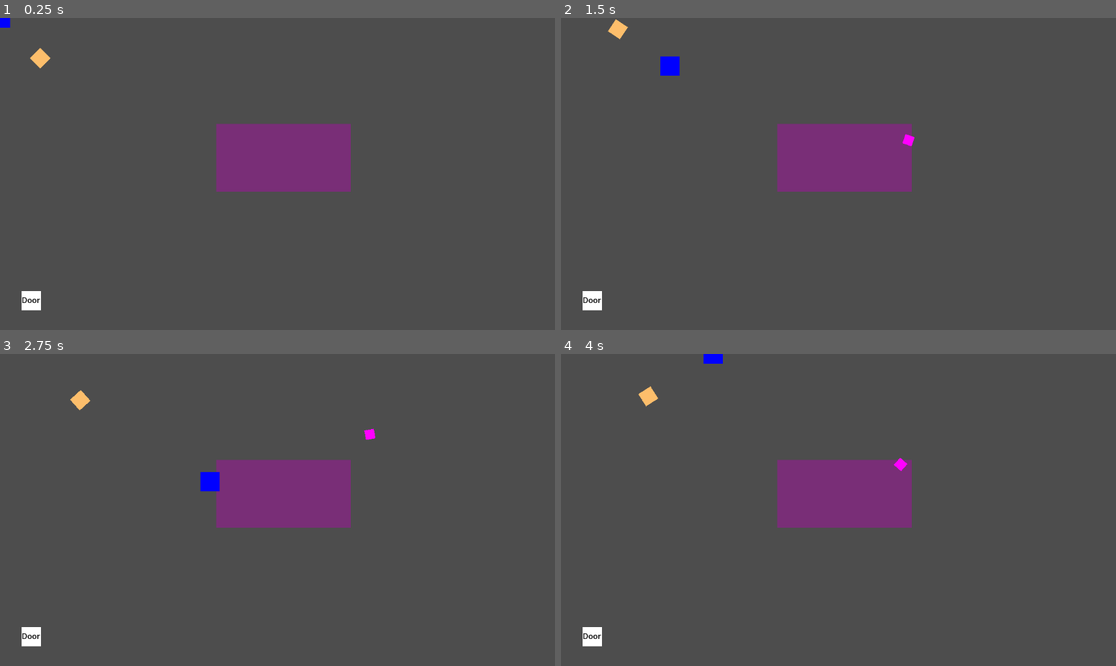
Above: before the commit, frames 1-4 (two rows, left to right).
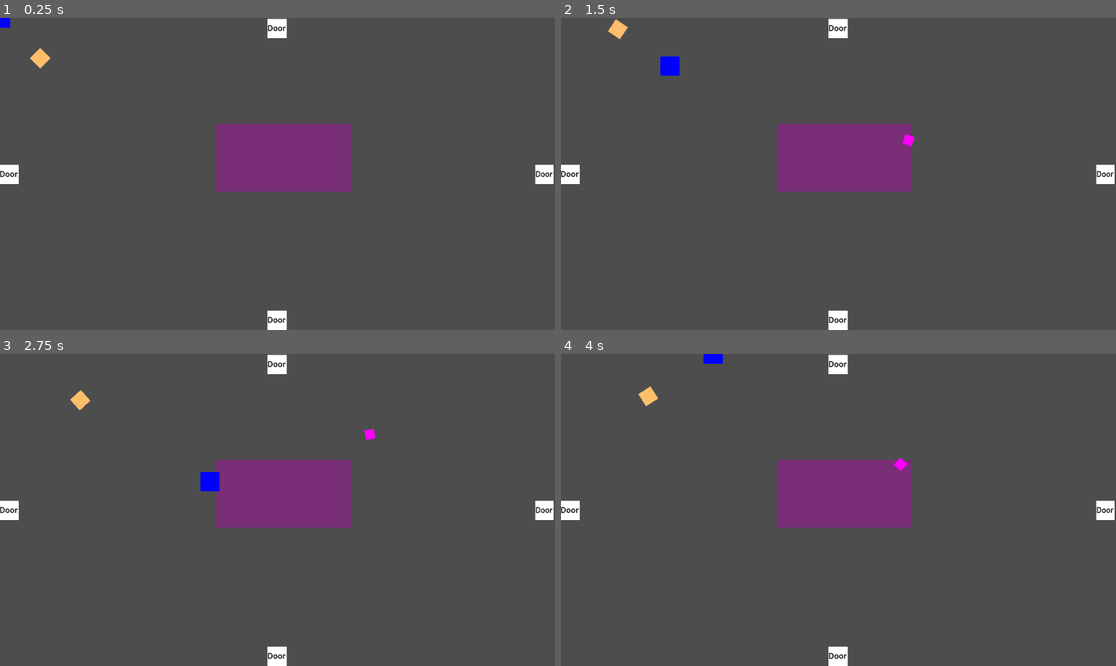
Above: after the commit, the same moments.

Repository: FlashBash21/9Lives
Game: Godot game, scene res://Scenes/Areas/world_manager.tscn
The game is run twice, just before and just after one commit, with the same random seed, the same clock (stepped at 60 frames per second) and the same inputs.
Inputs (mouse positions are in pixels of both pictures, inside the frame that each line leads up to):
- Up to frame 1 (0.25 s): no input
- Up to frame 2 (1.5 s): tap Enter (ui_accept) at 0.5, 0.77 s; move the mouse to (960, 158) at 0.52 s; press the mouse at (960, 158) at 0.53 s; hold D (move_right) 0.53-1.28 s; move the mouse to (727, 189) at 1.27 s; release the mouse at (727, 189) at 1.28 s; hold S (move_down) from 1.28 s (still down); tap Space (dash) at 1.35 s
- Up to frame 3 (2.75 s): tap Enter (ui_accept) at 1.52 s; move the mouse to (333, 441) at 2.02 s; release S (move_down) at 2.03 s; press the mouse at (333, 441) at 2.03 s; hold D (move_right) from 2.03 s (still down)
- Up to frame 4 (4 s): move the mouse to (810, 572) at 2.77 s; release D (move_right) at 2.78 s; release the mouse at (810, 572) at 2.78 s; hold W (move_up) 2.78-3.53 s; tap Space (dash) at 2.85 s; tap Enter (ui_accept) at 3.02, 3.77 s; move the mouse to (1005, 556) at 3.52 s; press the mouse at (1005, 556) at 3.53 s; hold A (move_left) from 3.53 s (still down)

The runs differ from the first frame. In frame 1, 1.0% of the frame differs, in the area x 0-100%, y 0-100%; in frame 2, 1.0%; in frame 3, 1.0%; in frame 4, 1.0%.

Commit message:
9 additional rooms

Diff:
--- a/Scenes/Abilities/vision_ability.gd
+++ b/Scenes/Abilities/vision_ability.gd
@@ -27,7 +27,6 @@
 	spotted()
 	moveTo()
 
-
 func spotted():
 	var bodies = collision_area.get_overlapping_bodies() as Array[Entity]
 	#print(bodies)
--- a/Scenes/Areas/area_0.tscn
+++ b/Scenes/Areas/area_0.tscn
@@ -13,6 +13,20 @@
 offset_bottom = 361.0
 color = Color(0.47451, 0.180392, 0.466667, 1)
 
-[node name="AreaDoor" parent="." instance=ExtResource("2_syyrj")]
-position = Vector2(65, 587)
+[node name="Boss Room" parent="." instance=ExtResource("2_syyrj")]
+position = Vector2(575, 628)
 Area = 1
+
+[node name="Right Room" parent="." instance=ExtResource("2_syyrj")]
+position = Vector2(1130, 325)
+scale = Vector2(0.933028, 0.997716)
+Area = 2
+
+[node name="Left Room" parent="." instance=ExtResource("2_syyrj")]
+position = Vector2(19, 325)
+scale = Vector2(1.00068, 1)
+Area = 3
+
+[node name="Top Room" parent="." instance=ExtResource("2_syyrj")]
+position = Vector2(575, 22)
+Area = 4
--- a/Scenes/Areas/area_1.tscn
+++ b/Scenes/Areas/area_1.tscn
@@ -1,9 +1,8 @@
-[gd_scene load_steps=3 format=3 uid="uid://bfi1ysx04scl8"]
+[gd_scene load_steps=2 format=3 uid="uid://bfi1ysx04scl8"]
 
 [ext_resource type="Script" path="res://Scripts/Areas/area_1.gd" id="1_bpvbr"]
-[ext_resource type="PackedScene" uid="uid://bt4ixmf8kiyxf" path="res://Scenes/Areas/Area Objects/area_door.tscn" id="2_qwe73"]
 
-[node name="Area 1" type="Node2D"]
+[node name="area_1" type="Node2D"]
 script = ExtResource("1_bpvbr")
 
 [node name="ColorRect" type="ColorRect" parent="."]
@@ -12,7 +11,3 @@
 offset_right = 643.0
 offset_bottom = 434.0
 color = Color(1, 0, 1, 1)
-
-[node name="AreaDoor" parent="." instance=ExtResource("2_qwe73")]
-position = Vector2(1102, 48)
-Area = 2
--- a/Scenes/Areas/area_2.tscn
+++ b/Scenes/Areas/area_2.tscn
@@ -11,8 +11,11 @@
 offset_top = 163.0
 offset_right = 643.0
 offset_bottom = 434.0
-color = Color(0.564706, 0.6, 0.866667, 1)
+color = Color(0.596078, 0.603922, 0.803922, 1)
+
+[node name="mainRoom" parent="." instance=ExtResource("2_qnbfg")]
+position = Vector2(20, 325)
 
 [node name="AreaDoor" parent="." instance=ExtResource("2_qnbfg")]
-position = Vector2(147, 298)
-Area = 1
+position = Vector2(1128, 325)
+Area = 22
--- /dev/null
+++ b/Scenes/Areas/area_22.tscn
@@ -0,0 +1,22 @@
+[gd_scene load_steps=3 format=3 uid="uid://bmmyq2h4hx7kt"]
+
+[ext_resource type="Script" path="res://Scripts/Areas/area_1.gd" id="1_3e6c7"]
+[ext_resource type="PackedScene" uid="uid://bt4ixmf8kiyxf" path="res://Scenes/Areas/Area Objects/area_door.tscn" id="2_a0ki1"]
+
+[node name="Area 1" type="Node2D"]
+script = ExtResource("1_3e6c7")
+
+[node name="ColorRect" type="ColorRect" parent="."]
+offset_left = 518.0
+offset_top = 163.0
+offset_right = 643.0
+offset_bottom = 434.0
+color = Color(0.564706, 0.592157, 0.898039, 1)
+
+[node name="AreaDoor" parent="." instance=ExtResource("2_a0ki1")]
+position = Vector2(20, 325)
+Area = 2
+
+[node name="AreaDoor2" parent="." instance=ExtResource("2_a0ki1")]
+position = Vector2(1132, 325)
+Area = 222
--- /dev/null
+++ b/Scenes/Areas/area_222.tscn
@@ -0,0 +1,18 @@
+[gd_scene load_steps=3 format=3 uid="uid://cmp20b42scowl"]
+
+[ext_resource type="Script" path="res://Scripts/Areas/area_1.gd" id="1_6g3ml"]
+[ext_resource type="PackedScene" uid="uid://bt4ixmf8kiyxf" path="res://Scenes/Areas/Area Objects/area_door.tscn" id="2_da3ov"]
+
+[node name="Area 1" type="Node2D"]
+script = ExtResource("1_6g3ml")
+
+[node name="ColorRect" type="ColorRect" parent="."]
+offset_left = 518.0
+offset_top = 163.0
+offset_right = 643.0
+offset_bottom = 434.0
+color = Color(0.588235, 0.556863, 0.992157, 1)
+
+[node name="AreaDoor" parent="." instance=ExtResource("2_da3ov")]
+position = Vector2(20, 325)
+Area = 22
--- /dev/null
+++ b/Scenes/Areas/area_3.tscn
@@ -0,0 +1,21 @@
+[gd_scene load_steps=3 format=3 uid="uid://6ltl2ft44yy6"]
+
+[ext_resource type="Script" path="res://Scripts/Areas/area_1.gd" id="1_ba1l1"]
+[ext_resource type="PackedScene" uid="uid://bt4ixmf8kiyxf" path="res://Scenes/Areas/Area Objects/area_door.tscn" id="2_auomm"]
+
+[node name="area_1" type="Node2D"]
+script = ExtResource("1_ba1l1")
+
+[node name="ColorRect" type="ColorRect" parent="."]
+offset_left = 518.0
+offset_top = 163.0
+offset_right = 643.0
+offset_bottom = 434.0
+color = Color(0.454902, 0.666667, 0.662745, 1)
+
+[node name="AreaDoor" parent="." instance=ExtResource("2_auomm")]
+position = Vector2(1132, 325)
+
+[node name="AreaDoor2" parent="." instance=ExtResource("2_auomm")]
+position = Vector2(20, 325)
+Area = 33
--- /dev/null
+++ b/Scenes/Areas/area_33.tscn
@@ -0,0 +1,22 @@
+[gd_scene load_steps=3 format=3 uid="uid://dvkk8jhbhxeeh"]
+
+[ext_resource type="Script" path="res://Scripts/Areas/area_1.gd" id="1_e1nru"]
+[ext_resource type="PackedScene" uid="uid://bt4ixmf8kiyxf" path="res://Scenes/Areas/Area Objects/area_door.tscn" id="2_vcxta"]
+
+[node name="area_1" type="Node2D"]
+script = ExtResource("1_e1nru")
+
+[node name="ColorRect" type="ColorRect" parent="."]
+offset_left = 518.0
+offset_top = 163.0
+offset_right = 643.0
+offset_bottom = 434.0
+color = Color(0.278431, 0.694118, 0.721569, 1)
+
+[node name="AreaDoor" parent="." instance=ExtResource("2_vcxta")]
+position = Vector2(1132, 325)
+Area = 3
+
+[node name="AreaDoor2" parent="." instance=ExtResource("2_vcxta")]
+position = Vector2(20, 325)
+Area = 333
--- /dev/null
+++ b/Scenes/Areas/area_333.tscn
@@ -0,0 +1,18 @@
+[gd_scene load_steps=3 format=3 uid="uid://cam4p22k07ftw"]
+
+[ext_resource type="Script" path="res://Scripts/Areas/area_1.gd" id="1_v6qga"]
+[ext_resource type="PackedScene" uid="uid://bt4ixmf8kiyxf" path="res://Scenes/Areas/Area Objects/area_door.tscn" id="2_hmhom"]
+
+[node name="area_1" type="Node2D"]
+script = ExtResource("1_v6qga")
+
+[node name="ColorRect" type="ColorRect" parent="."]
+offset_left = 518.0
+offset_top = 163.0
+offset_right = 643.0
+offset_bottom = 434.0
+color = Color(0, 0.705882, 0.741176, 1)
+
+[node name="AreaDoor" parent="." instance=ExtResource("2_hmhom")]
+position = Vector2(1132, 325)
+Area = 33
--- /dev/null
+++ b/Scenes/Areas/area_4.tscn
@@ -0,0 +1,21 @@
+[gd_scene load_steps=3 format=3 uid="uid://byn7fe85ysfxe"]
+
+[ext_resource type="Script" path="res://Scripts/Areas/area_1.gd" id="1_f62cy"]
+[ext_resource type="PackedScene" uid="uid://bt4ixmf8kiyxf" path="res://Scenes/Areas/Area Objects/area_door.tscn" id="2_sqxu4"]
+
+[node name="area_1" type="Node2D"]
+script = ExtResource("1_f62cy")
+
+[node name="ColorRect" type="ColorRect" parent="."]
+offset_left = 518.0
+offset_top = 163.0
+offset_right = 643.0
+offset_bottom = 434.0
+color = Color(0.537255, 0.662745, 0.54902, 1)
+
+[node name="AreaDoor" parent="." instance=ExtResource("2_sqxu4")]
+position = Vector2(575, 628)
+
+[node name="AreaDoor2" parent="." instance=ExtResource("2_sqxu4")]
+position = Vector2(575, 20)
+Area = 44
--- /dev/null
+++ b/Scenes/Areas/area_44.tscn
@@ -0,0 +1,22 @@
+[gd_scene load_steps=3 format=3 uid="uid://c0mxqe0lu1c3c"]
+
+[ext_resource type="Script" path="res://Scripts/Areas/area_1.gd" id="1_ej58h"]
+[ext_resource type="PackedScene" uid="uid://bt4ixmf8kiyxf" path="res://Scenes/Areas/Area Objects/area_door.tscn" id="2_ucsw3"]
+
+[node name="area_1" type="Node2D"]
+script = ExtResource("1_ej58h")
+
+[node name="ColorRect" type="ColorRect" parent="."]
+offset_left = 518.0
+offset_top = 163.0
+offset_right = 643.0
+offset_bottom = 434.0
+color = Color(0.458824, 0.694118, 0.431373, 1)
+
+[node name="AreaDoor" parent="." instance=ExtResource("2_ucsw3")]
+position = Vector2(575, 628)
+Area = 4
+
+[node name="AreaDoor2" parent="." instance=ExtResource("2_ucsw3")]
+position = Vector2(575, 20)
+Area = 444
--- /dev/null
+++ b/Scenes/Areas/area_444.tscn
@@ -0,0 +1,18 @@
+[gd_scene load_steps=3 format=3 uid="uid://dvwet2ppo77u7"]
+
+[ext_resource type="Script" path="res://Scripts/Areas/area_1.gd" id="1_cilcj"]
+[ext_resource type="PackedScene" uid="uid://bt4ixmf8kiyxf" path="res://Scenes/Areas/Area Objects/area_door.tscn" id="2_okjdk"]
+
+[node name="area_1" type="Node2D"]
+script = ExtResource("1_cilcj")
+
+[node name="ColorRect" type="ColorRect" parent="."]
+offset_left = 518.0
+offset_top = 163.0
+offset_right = 643.0
+offset_bottom = 434.0
+color = Color(0.298039, 0.729412, 0.309804, 1)
+
+[node name="AreaDoor" parent="." instance=ExtResource("2_okjdk")]
+position = Vector2(575, 628)
+Area = 44
--- a/Scripts/Abilities/melee_ability.gd
+++ b/Scripts/Abilities/melee_ability.gd
@@ -38,7 +38,6 @@
 	hit_entities_in_range()
 
 
-
 func _on_attack_player_animation_finished(anim_name):
 	local_cooldown = cd
 
--- a/Scripts/Entities/test_enemy.gd
+++ b/Scripts/Entities/test_enemy.gd
@@ -26,7 +26,6 @@
 
 
 
-
 func apply_damage(ammount: int) -> void:
 	hp = hp -  ammount
 	print("hp: ", hp)
